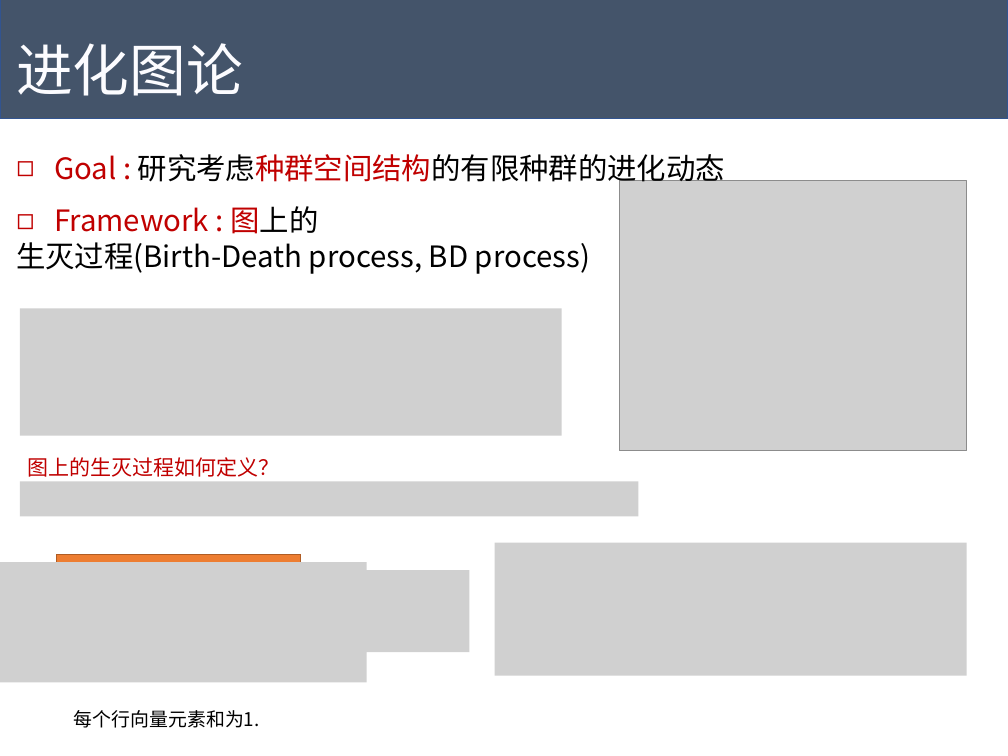
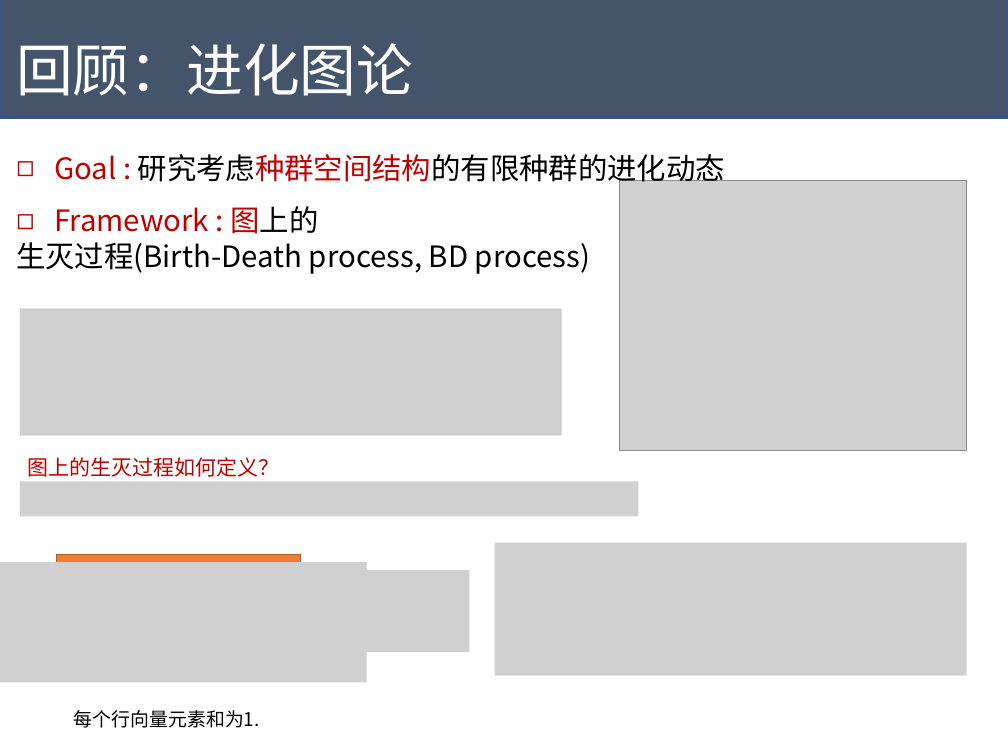
Before and after one commit to Tigerrr07/GNN-tiger, a slide deck: slide 5 of dynamics/pre.pptx (slide 4 before the commit). Drawn at 1008x756 pixels with LibreOffice and Linux fonts; fonts in the diff are those of the drawing; grey boxes stand for pictures. Boxes give left, top, right and bottom in pixels: in the first picture for what was removed or moved away, otherwise in the second. Text is boxed around its words. In the diff, an @@ line names an element or a change of style, - is before the commit and + after.

```diff
--- a/dynamics/pre.pptx
+++ b/dynamics/pre.pptx
@@ text at box(16, 43, 413, 96): text changed @@
-进化图论
+回顾：进化图论
```
Also in this commit, not shown: 4 other slides changed, 5 slides added, 11 slides removed, 5 other files.
